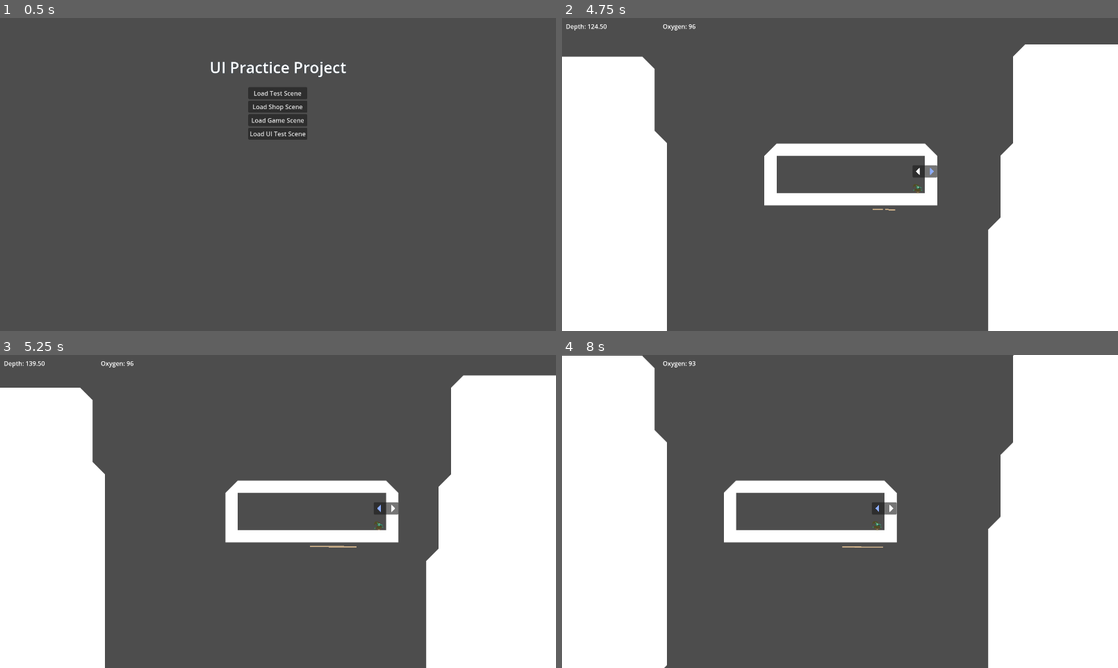
Above: before the commit, frames 1-4 (two rows, left to right).
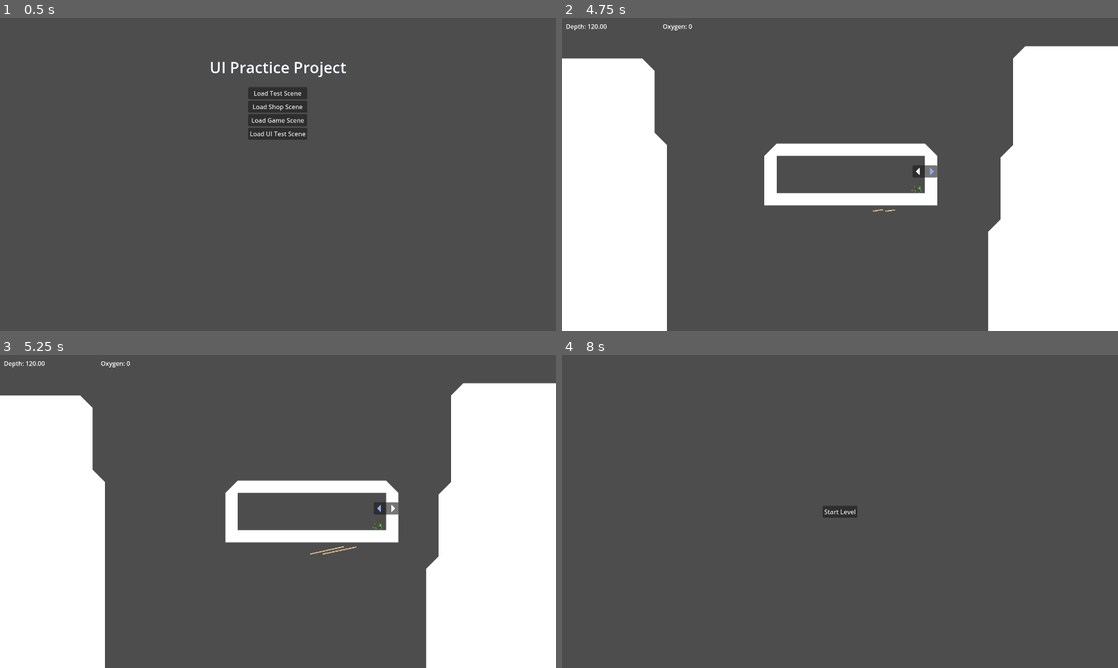
Above: after the commit, the same moments.

Repository: DSurguy/spring-2024-2d-jam
Game: Godot game, scene res://scenes/MainScene/MainScene.tscn
The game is run twice, just before and just after one commit, with the same random seed, the same clock (stepped at 60 frames per second) and the same inputs. Sound files missing from this copy of the repository are replaced by a short silence.
Inputs (mouse positions are in pixels of both pictures, inside the frame that each line leads up to):
- Up to frame 1 (0.5 s): no input
- Up to frame 2 (4.75 s): click "Load Game Scene" at 0.5 s; tap Enter (ui_accept) at 1.25, 1.52, 2.27, 3.77, 4.52 s; move the mouse to (962, 158) at 1.27 s; hold D (move_right) 1.28-2.78 s; tap Down (aim_down) at 1.35 s; move the mouse to (728, 190) at 2.02 s; tap Left (aim_left) at 2.1 s; move the mouse to (895, 105) at 2.77 s; hold A (move_left) 2.78-3.53 s; tap Right (aim_right) at 2.85 s; move the mouse to (812, 237) at 3.52 s; hold D (move_right) from 3.53 s (still down); tap Up (aim_up) at 3.6 s; move the mouse to (1006, 221) at 4.27 s; tap E (interact) at 4.35 s
- Up to frame 3 (5.25 s): move the mouse to (111, 464) at 5.02 s; release D (move_right) at 5.03 s; hold A (move_left) from 5.03 s (still down); click (111, 464) at 5.1 s
- Up to frame 4 (8 s): tap Enter (ui_accept) at 5.27, 6.77, 7.52 s; move the mouse to (867, 511) at 5.77 s; release A (move_left) at 5.78 s; hold D (move_right) 5.78-6.53 s; tap Mouse wheel down (zoom_down) at 5.85 s; move the mouse to (756, 433) at 6.52 s; hold A (move_left) from 6.53 s (still down); tap Mouse wheel up (zoom_up) at 6.6 s; move the mouse to (962, 495) at 7.27 s; tap Down (aim_down) at 7.35 s

Frame 1 is identical in both runs. In frame 2, 0.4% of the frame differs, in the area x 0-100%, y 2-69%; in frame 3, 1.3%; in frame 4, 43%, in the area x 0-100%, y 0-100%.

Commit message:
Goes to shop on death after short timeout

Diff:
--- a/scenes/GameScene/GameScene.gd
+++ b/scenes/GameScene/GameScene.gd
@@ -11,3 +11,7 @@
 	if $Submarine.position.y < 0 and $Submarine.ascending:
 		$Submarine.ascending = false
 		loader.load_scene("res://scenes/ShopScene/ShopScene.tscn")
+
+
+func _on_submarine_death_restart_timeout():
+	loader.load_scene("res://scenes/ShopScene/ShopScene.tscn")
--- a/scenes/GameScene/GameScene.tscn
+++ b/scenes/GameScene/GameScene.tscn
@@ -32,3 +32,5 @@
 camera = NodePath("../Camera2D")
 
 [node name="Music" parent="." instance=ExtResource("7_uyluk")]
+
+[connection signal="death_restart_timeout" from="Submarine" to="." method="_on_submarine_death_restart_timeout"]
--- a/scenes/GameScene/Submarine.gd
+++ b/scenes/GameScene/Submarine.gd
@@ -1,4 +1,7 @@
 class_name Submarine extends Node2D
+
+signal player_died
+signal death_restart_timeout
 
 @onready var music: Music = $Music
 @onready var button_audio: ButtonAudio = $ButtonAudio
@@ -6,6 +9,8 @@
 @onready var hull = $Hull
 @onready var oxygen: Oxygen = $Oxygen
 @onready var player: Goblin = $Player
+@onready var death_timer: Timer = $DeathRestartTimer
+
 var hull_collider : StaticBody2D
 
 var descending = true
@@ -68,4 +73,10 @@
 	descending = false
 	music.stop()
 	player.kill()
+	player_died.emit()
 	print("DED")
+	death_timer.start()
+
+
+func _on_death_restart_timer_timeout():
+	death_restart_timeout.emit()
--- a/scenes/GameScene/submarine.tscn
+++ b/scenes/GameScene/submarine.tscn
@@ -27,6 +27,7 @@
 [node name="ButtonAudio" parent="." instance=ExtResource("5_ystk1")]
 
 [node name="Oxygen" parent="." instance=ExtResource("6_lobel")]
+max_oxygen = 4
 
 [node name="Stations" type="Node2D" parent="."]
 
@@ -67,7 +68,11 @@
 
 [node name="AscentAudio" parent="." instance=ExtResource("8_80dgj")]
 
+[node name="DeathRestartTimer" type="Timer" parent="."]
+wait_time = 3.0
+
 [connection signal="oxygen_depleted" from="Oxygen" to="." method="_on_oxygen_oxygen_depleted"]
 [connection signal="area_entered" from="Stations/Trawl/Net" to="Stations/Trawl" method="_on_net_area_entered"]
+[connection signal="timeout" from="DeathRestartTimer" to="." method="_on_death_restart_timer_timeout"]
 
 [editable path="Stations/Scythe"]
